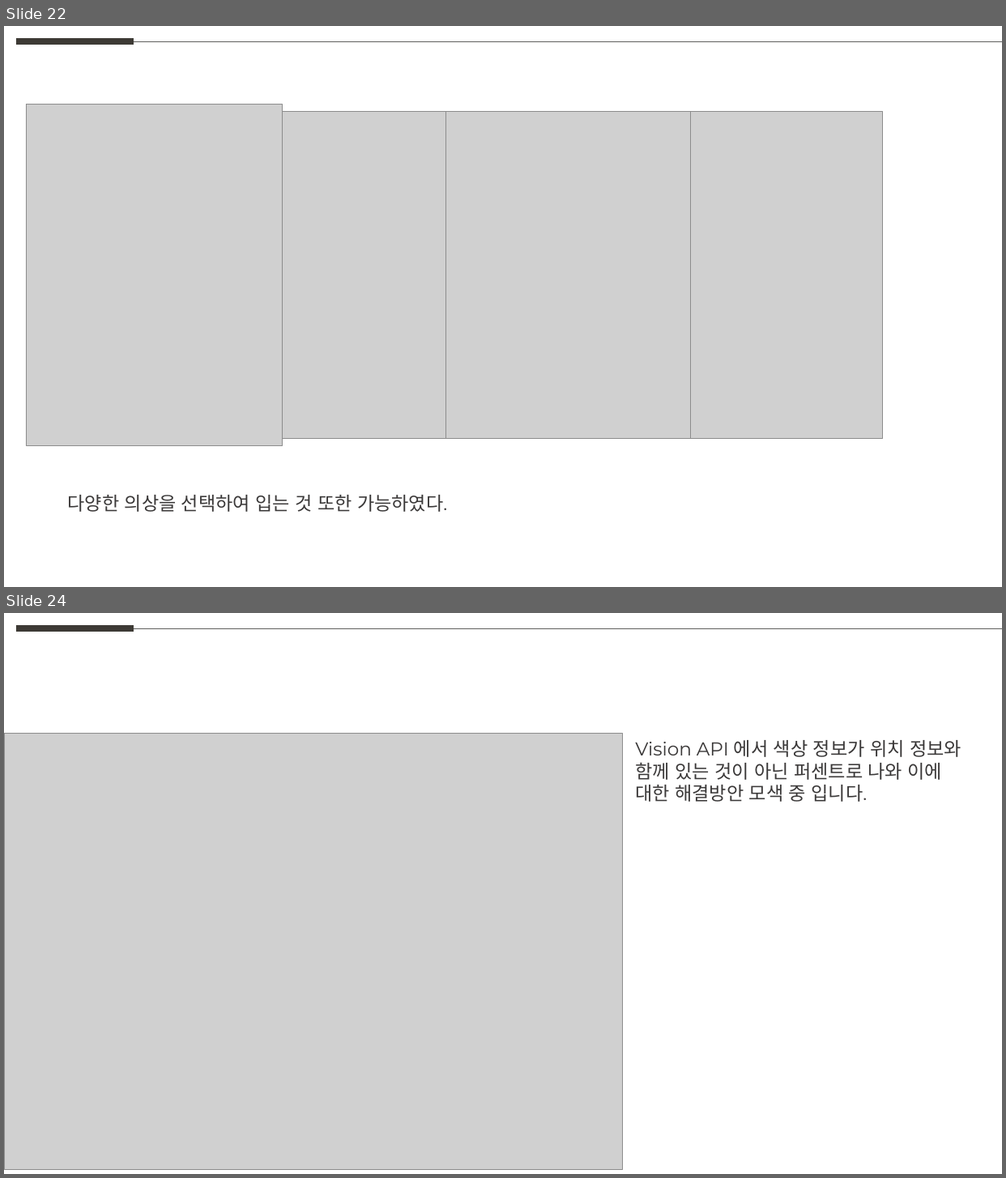
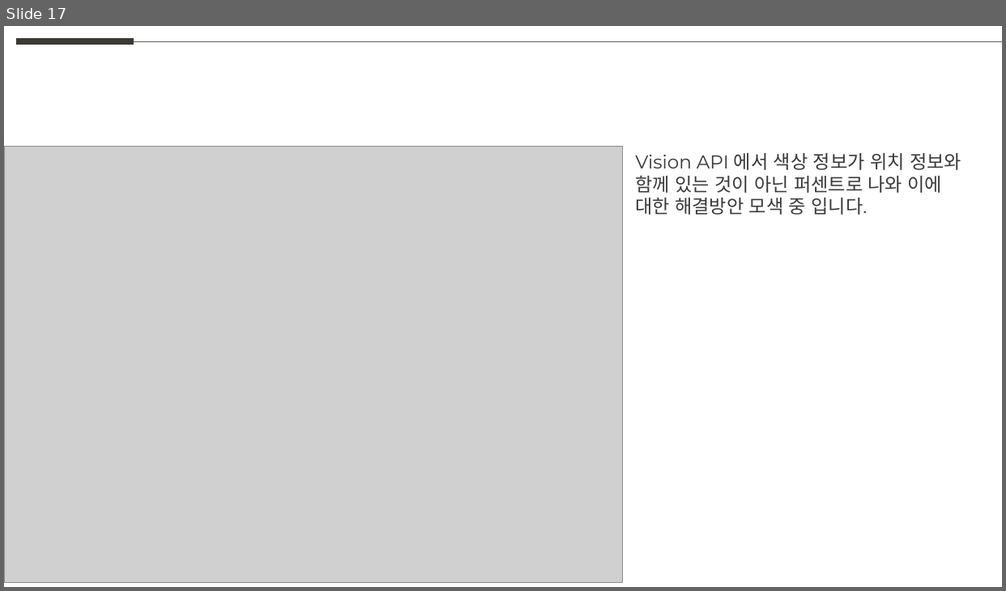
Before and after one commit to weaknessHero/Project_AvatarS, a slide deck: 발표자료/PPT_230727.pptx. Shown one above the other, each under a label of ours: slides 22 and 24 before the commit, slide 17 after it; the slides between them are not shown. The pictures are 1006x1178 and 1006x591 pixels, drawn with LibreOffice and Linux fonts; fonts in the diff are those of the drawing; grey boxes stand for pictures. Boxes give left, top, right and bottom in pixels: in the first picture for what was removed or moved away, otherwise in the second. Text is boxed around its words. In the diff, an @@ line names an element or a change of style, - is before the commit and + after.

```diff
--- a/발표자료/PPT_230727.pptx
+++ b/발표자료/PPT_230727.pptx
@@ slide 22 removed at (4, 26, 1002, 587), background #FFFFFF @@
@@ line removed from (17, 41) to (134, 41) @@
@@ line removed from (134, 41) to (1002, 41) @@
@@ picture removed at (27, 105, 283, 446) @@
@@ picture removed at (236, 112, 482, 439) @@
@@ picture removed at (445, 112, 691, 439) @@
@@ picture removed at (638, 112, 883, 439) @@
@@ text removed at (68, 495, 447, 512) @@
-다양한 의상을 선택하여 입는 것 또한 가능하였다.
@@ what was slide 24 is now slide 17 @@
```
Also in this commit, not shown: 2 slides changed, 3 slides added, 6 other slides removed, 4 other files.
